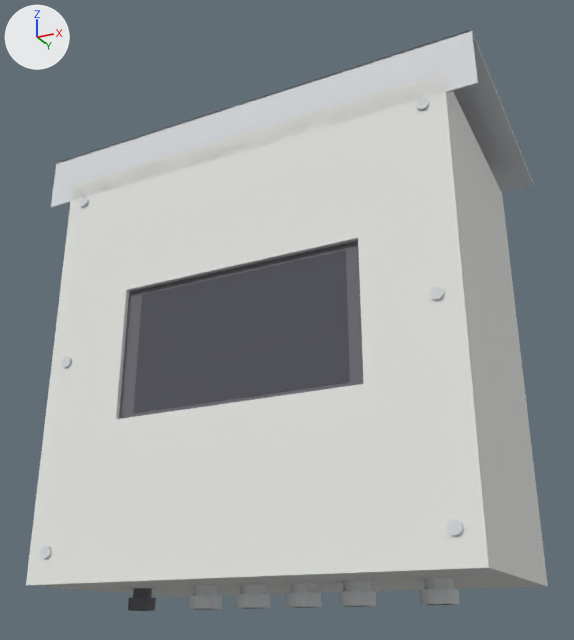
Renders of the OBJ model raspberry-pi/enclosure/model/enclosure.obj from each side of a commit.
The view is the same before and after, from a camera (50 mm lens) standing at (244.0, -575.0, -33.0) and looking at (-3.0, -80.0, 189.0). The lights are fixed; the arrows at upper left show +X, +Y and +Z. The older version comes first. Where no turn or scale is listed for an object, it has been applied to the vertices. Vertices at exactly the same position are counted once.

The scene before the commit, as lines of its bpy script (objects in view):
```python
ob_enclosure = bpy.data.objects.new('enclosure', me_enclosure)
ob_enclosure.location = (0.0, 0.0, 0.0)
```
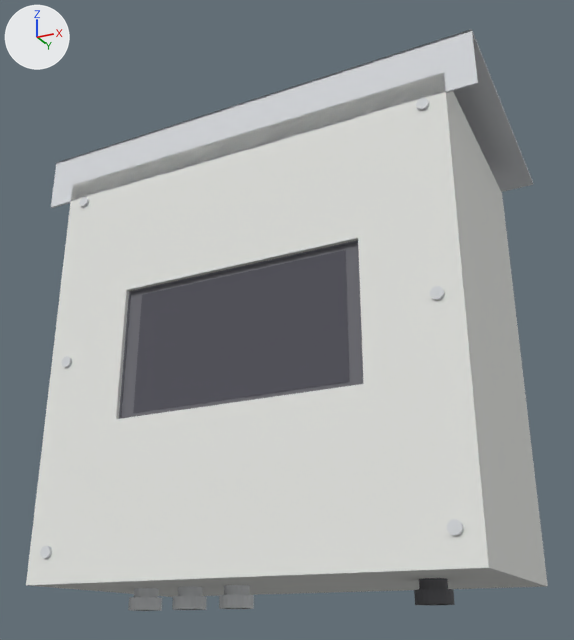
Where the change shows, as pixel boxes [x1, y1, x2, y2] in the pictures (574 x 640 px; the box of a moved part takes in the faces that stretch with it):
```json
{"object": "enclosure", "change": "reshaped", "before": [26, 29, 548, 611], "after": [26, 29, 548, 611]}
{"part": 1, "of": "me_enclosure", "change": "deleted", "before": [338, 581, 376, 607]}
{"part": 2, "of": "me_enclosure", "change": "moved or reshaped", "before": [137, 578, 460, 611], "after": [150, 578, 455, 610]}
{"part": 3, "of": "me_enclosure", "change": "recoloured", "before": [128, 588, 156, 611], "after": [128, 588, 156, 611]}
```

Edits to the scene script, one JSON object a line:
```json
{"op": "set", "path": "mat_ac_inlet.base_color", "old": "(0.68, 0.7, 0.72)", "new": "(0.12, 0.12, 0.13)", "note": "light grey #d7dadd -> dark grey #616165"}
{"block": "me_enclosure", "where": "# used by ob_enclosure; location = (0.0, 0.0, 0.0)"}
{"op": "remove", "block": "me_enclosure", "code": "me_enclosure.from_pydata(...)  # 1146 vertices, 2188 faces; spans x -170.0..170.0, y -167.0..40.0, z -14.0..326.0"}
{"op": "add", "block": "me_enclosure", "code": "me_enclosure.from_pydata(...)  # 980 vertices, 1868 faces; spans x -170.0..170.0, y -167.0..40.0, z -14.0..326.0"}
{"block": "me_enclosure", "change": "me_enclosure part 1: the loose piece of 83 vertices spanning x 43.0..65.0, y -111.0..-89.0, z -14.0..26.0 is deleted"}
{"block": "me_enclosure", "change": "me_enclosure part 2: 304 vertices moved from x -114.0..113.0, y -111.0..-89.0, z -14.0..26.0 to x -113.0..113.0, y -111.0..-89.0, z -14.0..26.0; 89 vertices removed from x -111.0..116.0, y -111.0..-89.0, z -14.0..26.0; 6 vertices added at x -110.0..-94.0, y -103.0..-97.0, z -14.0..26.0"}
{"block": "me_enclosure", "change": "me_enclosure part 3: 136 faces spanning x -113.0..-91.0, y -111.0..-89.0, z -14.0..26.0 switch from mat_vent_gore_m12 (dark grey #616165) to mat_m12_a_ph (light grey #d7dadd)"}
{"op": "remove", "block": "me_enclosure", "code": "me_enclosure.materials.append(mat_m12_a_spare)  # light grey #d7dadd"}
```
